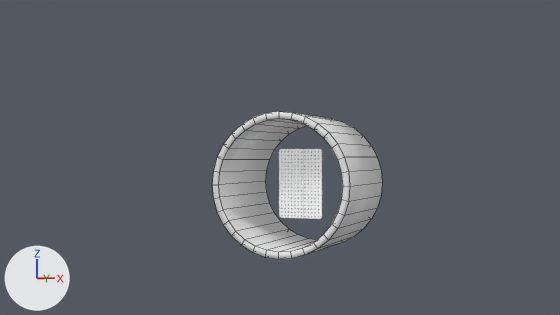
The Blender file Assets/xilogravuraStuff/Models/blenderModels/models.blend, before and after one commit.
The view is the same before and after, from the file's camera 'Camera'. Every picture has the same lights, and +X, +Y and +Z are marked at lower left. Mesh edges are drawn as thin lines on the coarser meshes.
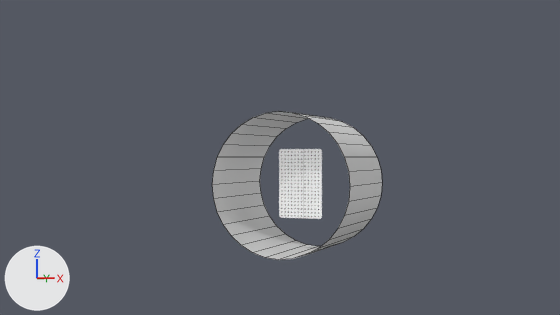
Where the change shows, as pixel boxes (x1, y1, x2, y2) in the pictures (560 x 315 px):
part 1 of me_cylinder, deleted
    before: (212, 111, 350, 260)

The change in detail:
me_cylinder is used by ob_cylinder; location (0.0, 0.0, 0.0); rotation (1.571, 0.0, 0.0), in degrees (90, 0, 0).
me_cylinder had 128 vertices, 128 faces and spanned x -1.0..1.0, y -1.0..1.0, z -0.84..0.84.
me_cylinder now has 64 vertices, 32 faces and spans x -1.0..1.0, y -1.0..1.0, z -0.84..0.84.
Part 1, on me_cylinder:
64 vertices are removed from x -0.9..0.9, y -0.9..0.9, z -0.84..0.84.
96 faces are deleted.
